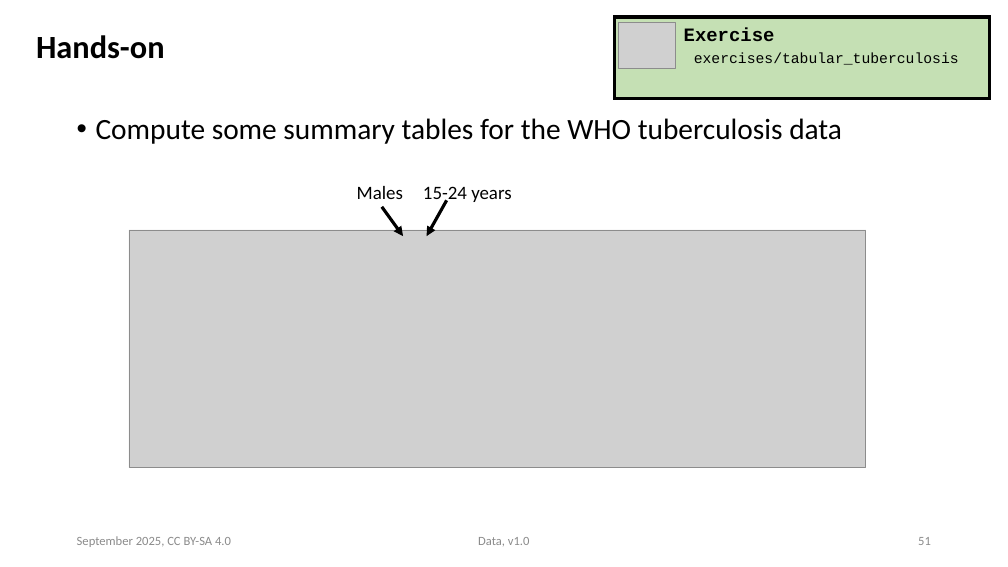
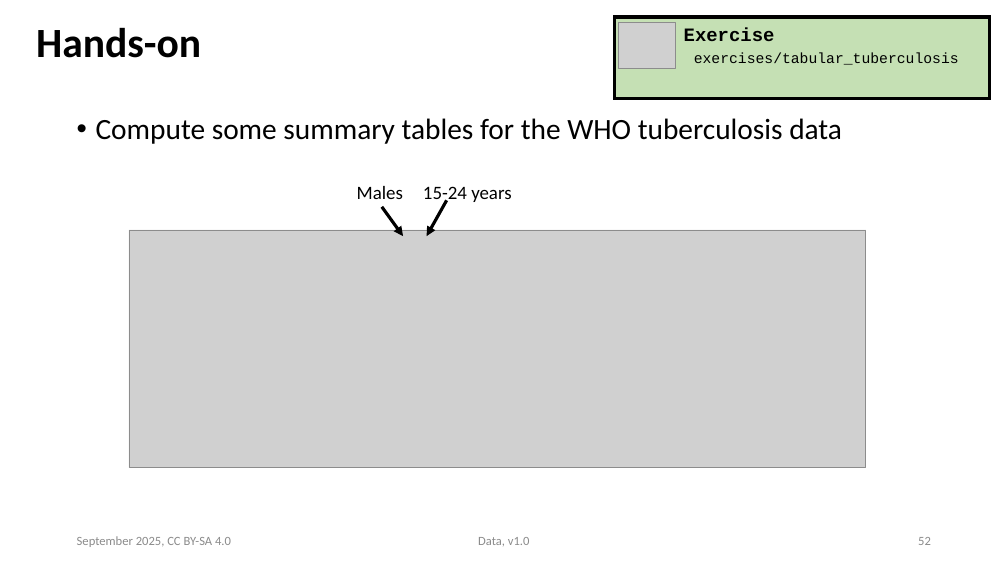
Before and after one commit to ASPP/data_class, a slide deck: slide 52 of tabular_data.pptx (slide 51 before the commit). Drawn at 1008x567 pixels with LibreOffice and Linux fonts; fonts in the diff are those of the drawing; grey boxes stand for pictures. Boxes give left, top, right and bottom in pixels: in the first picture for what was removed or moved away, otherwise in the second. Text is boxed around its words. In the diff, an @@ line names an element or a change of style, - is before the commit and + after.

```diff
--- a/tabular_data.pptx
+++ b/tabular_data.pptx
@@ title "Hands-on" at [36,27,201,58]: size 30.8 to 39.6 pt; line spacing 0.7 to 0.9 @@
```
Also in this commit, not shown: 19 other slides changed, 2 slides added, 1 slide removed, 9 other files.
